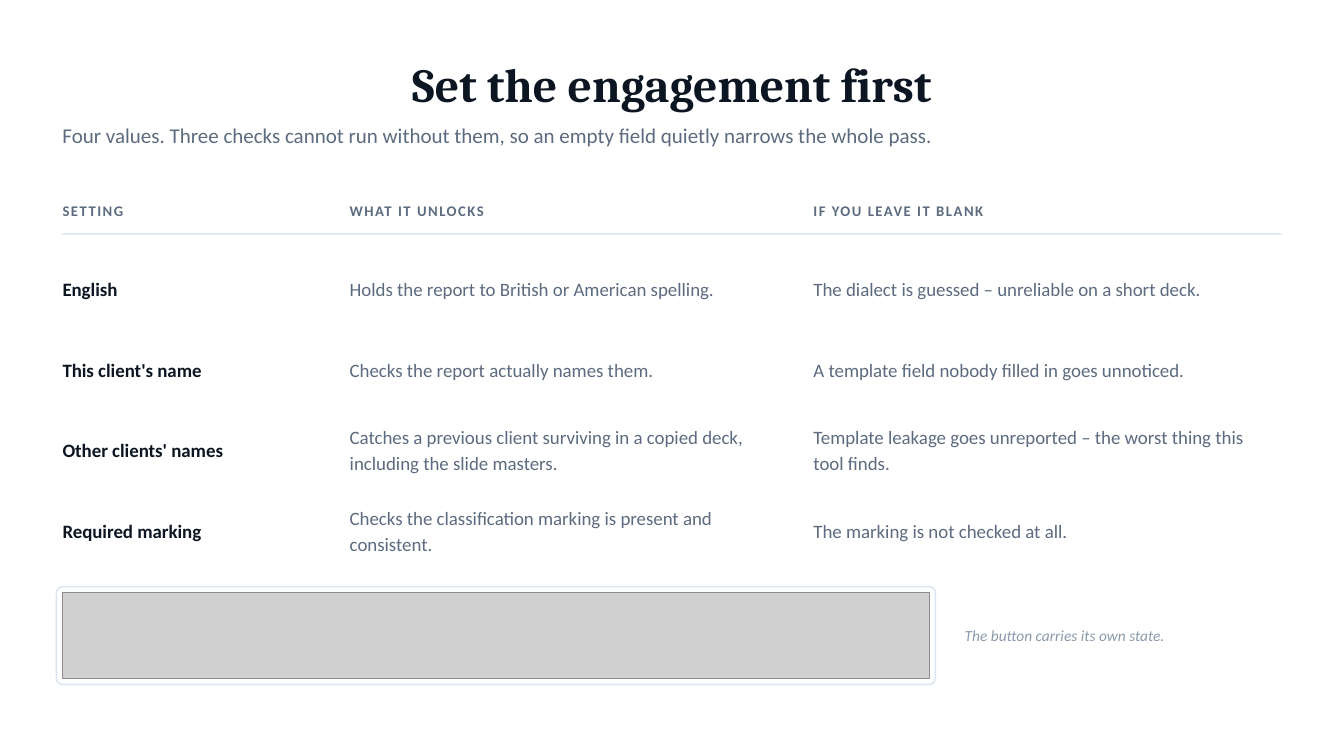
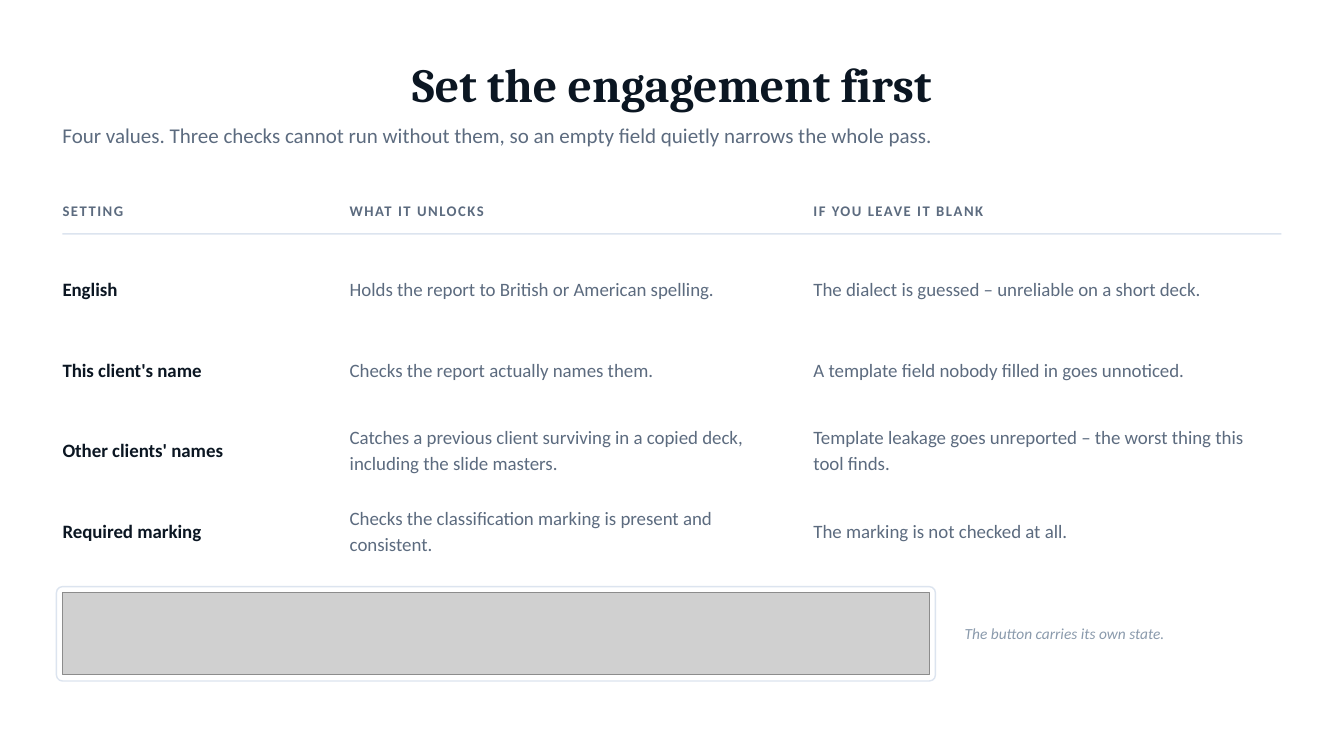
Before and after one commit to CyberNarwal/levelblue-scorecard, a slide deck: slide 4 of Report QA - team walkthrough.pptx. Drawn at 1344x756 pixels with LibreOffice and Linux fonts; fonts in the diff are those of the drawing; grey boxes stand for pictures. Boxes give left, top, right and bottom in pixels: in the first picture for what was removed or moved away, otherwise in the second. Text is boxed around its words. In the diff, an @@ line names an element or a change of style, - is before the commit and + after.

```diff
--- a/Report QA - team walkthrough.pptx
+++ b/Report QA - team walkthrough.pptx
@@ rounded rectangle at (56,587,936,682): proportions changed @@
```
Also in this commit, not shown: 5 other slides changed, 15 other files.
